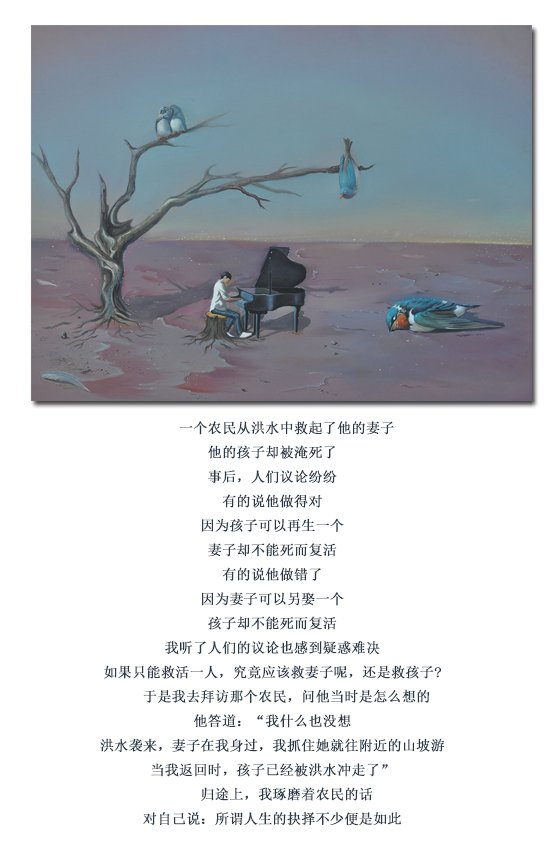
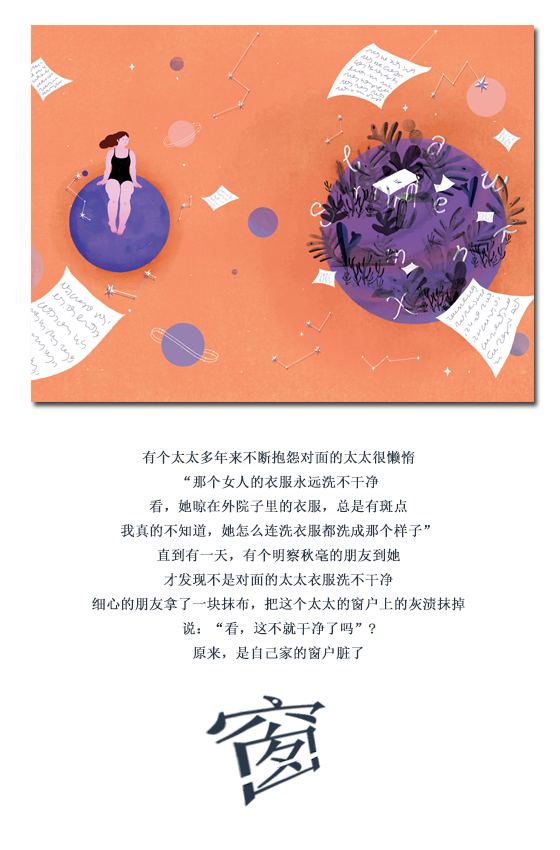
Comparing the layer stacks of the two (560, 850) images. Changes:
added layer "椭圆 1" above "图层 6" over <box>205,694,328,808</box>
added layer "图层 6" above "图层 4" over <box>31,25,534,402</box>
hid "图层 4" over <box>31,25,532,401</box>
added layer "有个太太多年来不断抱怨对面的太太很懒惰 “那个女人的衣服永远洗不干净 看，她晾在外院子里的衣服，总是有斑点 我真的不知道，她怎" above "故事篇：抉择 一个农民从洪水中救起了他的妻子 他的孩子却被淹死了 事后，人们议论纷纷 有的说他做得对 因为孩子可以再生一" over <box>92,450,465,660</box>
hid "故事篇：抉择 一个农民从洪水中救起了他的妻子 他的孩子却被淹死了 事后，人们议论纷纷 有的说他做得对 因为孩子可以再生一" over <box>100,363,445,826</box>
